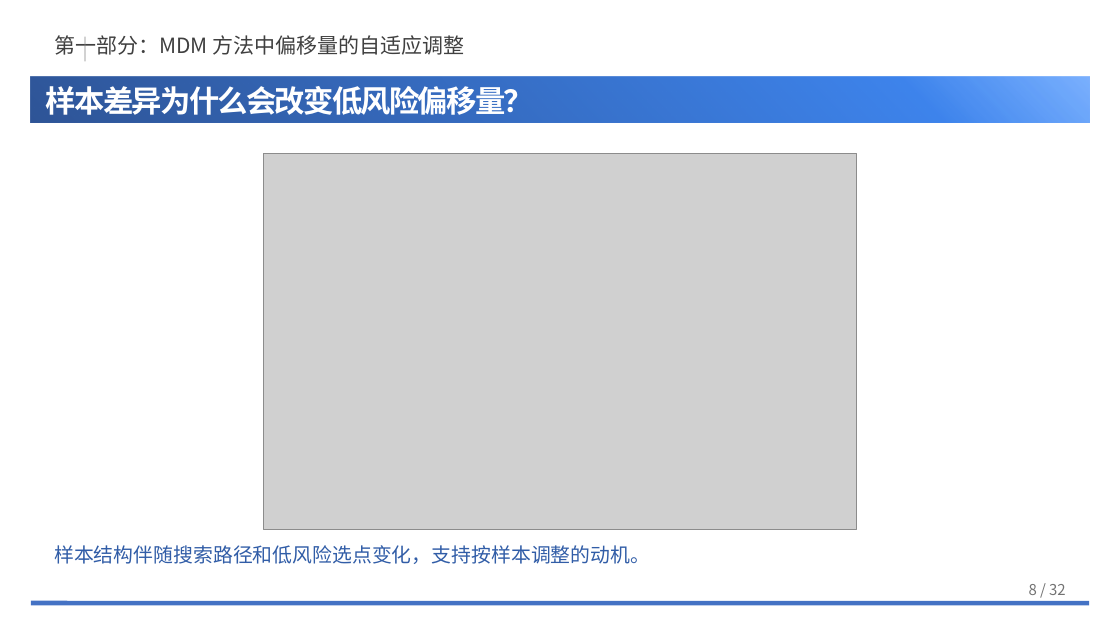
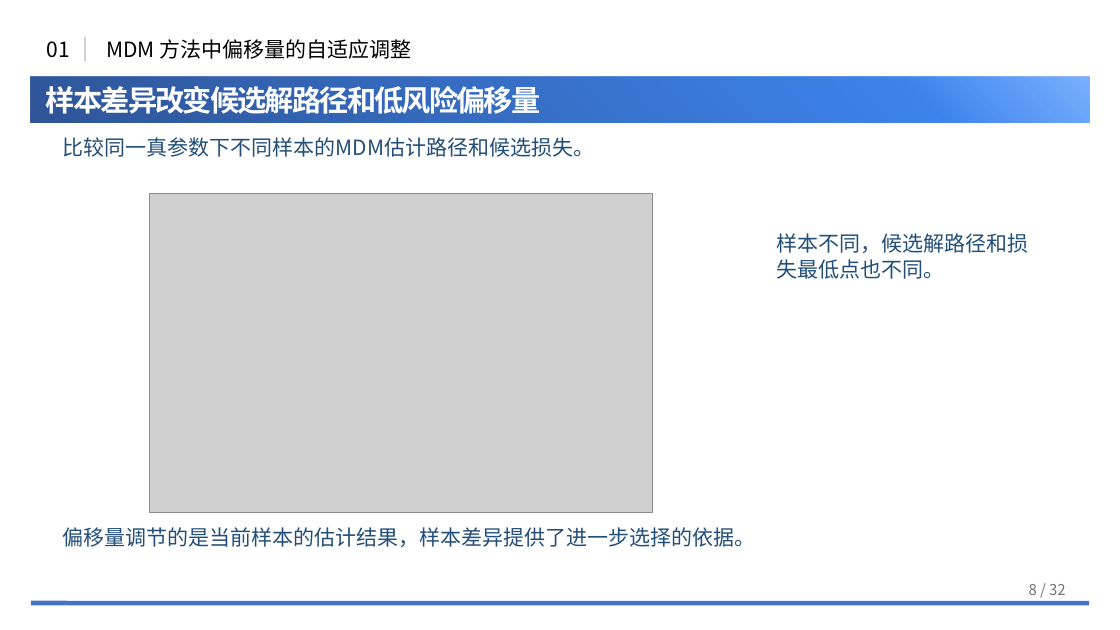
Before and after one commit to NEUwpy/weibull.work, a slide deck: slide 8 of docs/组会汇报/2026-09-三项研究更新汇报/260907组会.pptx. Drawn at 1120x630 pixels with LibreOffice and Linux fonts; fonts in the diff are those of the drawing; grey boxes stand for pictures; background and template pictures are left out. Boxes give left, top, right and bottom in pixels: in the first picture for what was removed or moved away, otherwise in the second. Text is boxed around its words. In the diff, an @@ line names an element or a change of style, - is before the commit and + after.

```diff
--- a/docs/组会汇报/2026-09-三项研究更新汇报/260907组会.pptx
+++ b/docs/组会汇报/2026-09-三项研究更新汇报/260907组会.pptx
@@ text added at box(46, 41, 69, 58), 18 pt, text #000000 @@
+01
@@ text at box(106, 39, 411, 59): text changed; text colour #404040 to #000000 @@
-第一部分：MDM 方法中偏移量的自适应调整
+MDM 方法中偏移量的自适应调整
@@ text at box(46, 86, 541, 118): text changed; size 26 to 25 pt @@
-样本差异为什么会改变低风险偏移量？
+样本差异改变候选解路径和低风险偏移量
@@ text added at box(63, 137, 595, 157), 18 pt, text #234E78 @@
+比较同一真参数下不同样本的MDM估计路径和候选损失。
@@ picture: place and size @@
-picture at box(263, 153, 857, 529)
+picture at box(150, 193, 654, 513)
@@ text added at box(777, 233, 1029, 279), 18 pt, text #234E78 @@
+样本不同，候选解路径和损失最低点也不同。
@@ text at box(63, 527, 756, 547): text changed; size 17 to 18 pt; text colour #315DA7 to #234E78 @@
-样本结构伴随搜索路径和低风险选点变化，支持按样本调整的动机。
+偏移量调节的是当前样本的估计结果，样本差异提供了进一步选择的依据。
```
Also in this commit, not shown: 27 other slides changed, 3 slides added, 3 slides removed, 4 other files.
